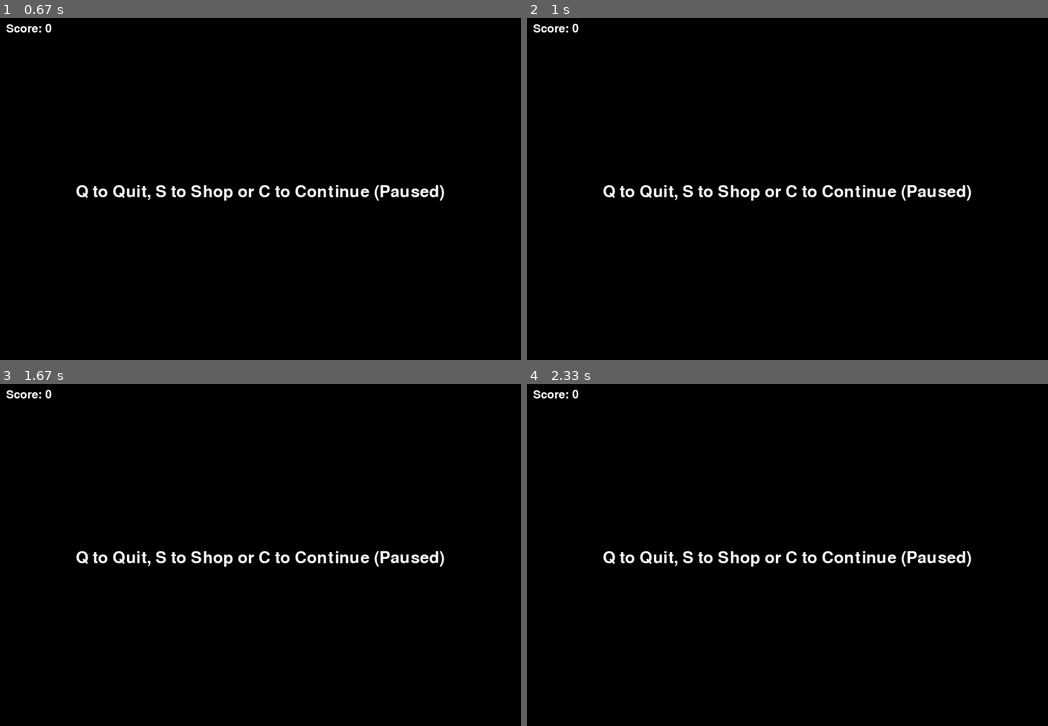
Above: before the commit, frames 1-4 (two rows, left to right).
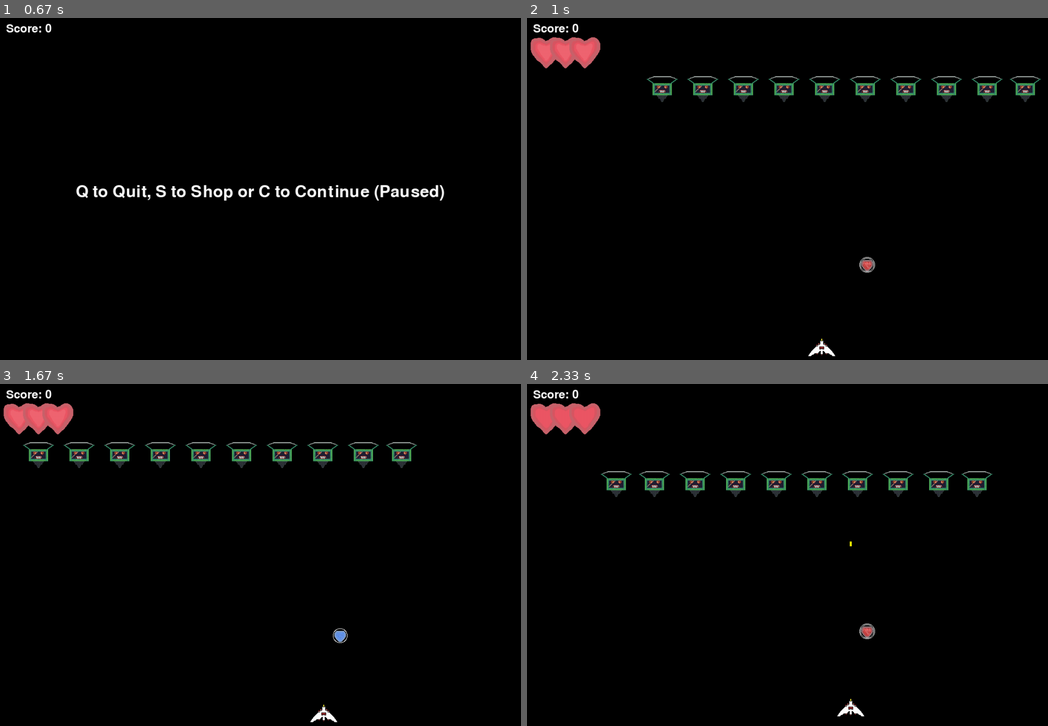
Above: after the commit, the same moments.

Repository: EvoGitH/Pygame-Space-Invader
Game: pygame game, started from Space-Invader-Game.py
Two runs of this game, one before a commit and one after it. Both use one fixed random seed, a clock stepped at 60 frames per second and the inputs below.
Inputs:
- Up to frame 1 (0.67 s): hold Esc from 0.33 s (still down); hold Right from 0.33 s (still down)
- Up to frame 2 (1 s): release Esc at 0.8 s; release Right at 0.8 s; hold Esc from 0.83 s (still down); hold Right from 0.83 s (still down)
- Up to frame 3 (1.67 s): release Esc at 1.3 s; release Right at 1.3 s; tap A at 1.33 s
- Up to frame 4 (2.33 s): tap Space at 1.67 s; tap W at 2 s

Frame 1 is identical in both runs. In frame 2, 4.3% of the frame differs, in the area x 0-99%, y 5-99%; in frame 3, 4.3%; in frame 4, 4.4%, in the area x 0-90%, y 5-98%.

Commit message:
Update Space-Invader-Game.py
Moved some things around to make them instantiated values.

updated the entire workspace to match those updates, removed some useless code blocks,

Diff:
--- a/Space-Invader-Game.py
+++ b/Space-Invader-Game.py
@@ -58,17 +58,17 @@
     information that is reuseable
     but mutable for the game here"""
 
-    clock = pygame.time.Clock()
-    ticks = pygame.time.get_ticks()
-    dt = clock.tick(60) / 1000
-
     screenX = 1080
     screenY = 720
     iconX = 64
     iconY = 64
 
-    game_state = "Paused"
-    level = 1
+    def __init__(self):
+        self.clock = pygame.time.Clock()
+        self.ticks = pygame.time.get_ticks()
+        self.dt = self.clock.tick(60) / 1000 # dt = Delta Time
+        self.game_state = "Paused"
+        self.level = 1
 
     def show_message(self, text, duration=1000):
         font = pygame.font.Font(None, 50)
@@ -126,13 +126,13 @@
     def player_movement(self):
         keys = pygame.key.get_pressed()
         if keys[pygame.K_LEFT] or keys[pygame.K_a]:
-            self.playerX -= self.speed * Info.dt * 60
+            self.playerX -= self.speed * info.dt * 60
         if keys[pygame.K_RIGHT] or keys[pygame.K_d]:
-            self.playerX += self.speed * Info.dt * 60
+            self.playerX += self.speed * info.dt * 60
         if keys[pygame.K_UP] or keys[pygame.K_w]:
-            self.playerY -= self.speed * Info.dt * 60
+            self.playerY -= self.speed * info.dt * 60
         if keys[pygame.K_DOWN] or keys[pygame.K_s]:
-            self.playerY += self.speed * Info.dt * 60
+            self.playerY += self.speed * info.dt * 60
 
     def update_position(self):
         self.playerX = max(0, min(self.playerX, Info.screenX - Info.iconX))
@@ -171,20 +171,20 @@
     shop inventory, and be updatable
     as needed.
 
-    Visit "class Shop" to update key_map
+    Visit "class Shop" to update key_map, buttons, etc.
 
     Example: *setattr(class/"object", variable/"attribute name", effect/"value")*
     """
 
     upgrades = {
     "speed": {
-        "cost": 100,
+        "cost": 500,
         "effect": lambda player: setattr(player, "speed", player.speed * 2),
         "repeatable": False,
         "purchased": False
     },
     "triple shot": {
-        "cost": 300,
+        "cost": 800,
         "effect": lambda player: setattr(player, "triple_shot_unlocked", True),
         "repeatable": False,
         "purchased": False
@@ -196,25 +196,31 @@
     about the Alien enemy and its
     basic movement script """
 
-    def __init__(self):
+    def __init__(self, player, info):
+        self.player = player
+        self.info = info
+
         self.aliens = []
         self.alien_direction = 1
         self.alien_speed = 5
         self.alien_drop_amount = 60
         self.vertical_padding = 50
-        self.rows = min(5, 0 + Info.level)
-        self.columns = min(10,10 + Info.level)
+
+
+
+    def spawn_aliens(self, level):
+        self.player.bullets = []
+        self.aliens = []
+        self.info.game_state = "Playing"
+
+        self.rows = min(5, 0 + self.info.level)
+        self.columns = min(10,10 + self.info.level)
         self.alien_width = Assets.enemy_image.get_width()
         self.alien_height = Assets.enemy_image.get_height()
         self.total_width = self.columns * self.alien_width + (self.columns - 1) * 20
-        self.start_x = (Info.screenX - self.total_width) // 2
+        self.start_x = (self.info.screenX - self.total_width) // 2
         self.start_y = self.vertical_padding
 
-
-    def spawn_aliens(self, level, player):
-        player.bullets = []
-        self.aliens = []
-        Info.game_state = "Playing"
         for row in range(self.rows):
             for col in range(self.columns):
                 x = self.start_x + col * (self.alien_width + 20)
@@ -228,12 +234,9 @@
                     "y_speed": 0
                 })
         self.alien_speed = 5 + (level * 0.3)
-        self.last_wave_count = len(self.aliens)
-
-    def earn_credits(self):
-        player.credits +=self.last_wave_count * 100
-
-    def alien_movement(self, player, screen):
+
+
+    def alien_movement(self, screen):
         hit_edge = False
         edge_buffer = 5
 
@@ -241,16 +244,16 @@
             rect = alien["rect"]
 
             if not alien["independent"]:
-                rect.x += self.alien_speed * self.alien_direction * Info.dt * 60
+                rect.x += self.alien_speed * self.alien_direction * self.info.dt * 60
 
                 if rect.left < edge_buffer:
                     rect.left = edge_buffer
                     hit_edge = True
-                elif rect.right > Info.screenX - edge_buffer:
-                    rect.right = Info.screenX - edge_buffer
+                elif rect.right > self.info.screenX - edge_buffer:
+                    rect.right = self.info.screenX - edge_buffer
                     hit_edge = True
 
-                if rect.top > player.playerY:
+                if rect.top > self.player.playerY:
                     alien["independent"] = True
                     alien["x_speed"] = random.choice([-2, -1, 1, 2])
                     alien["y_speed"] = random.randint(1, 3)
@@ -259,10 +262,10 @@
                 rect.x += alien["x_speed"]
                 rect.y += alien["y_speed"]
 
-                if rect.left < 0 or rect.right > Info.screenX:
+                if rect.left < 0 or rect.right > self.info.screenX:
                     alien["x_speed"] *= -1
 
-                if rect.bottom >= Info.screenY:
+                if rect.bottom >= self.info.screenY:
                     alien["independent"] = False
                     alien["x_speed"] = 0
                     alien["y_speed"] = 0
@@ -284,16 +287,16 @@
 class Weapons:
     """ Mechanics and the
      visuals of game weapons """
-    last_shot_time = 0
-    bullet_speed = 500
-    bullet_cooldown = 200
-    bullet_rect = None
-    bullet_active = False
+
 
     def __init__(self, player, enemy, info):
         self.player = player
         self.enemy = enemy
         self.info = info
+
+        self.last_shot_time = 0
+        self.bullet_speed = 500
+        self.bullet_cooldown = 200
 
     def weapon_mechanic(self):
         if self.player.triple_shot_unlocked:
@@ -334,6 +337,7 @@
                     if bullet in self.player.bullets:
                         self.player.bullets.remove(bullet)
                         self.player.points += 100
+                        self.player.credits += 100
                     break
 
 
@@ -377,14 +381,14 @@
             Assets.shield_sound.play()
 
         if self.player.shield_coin_active:
-            self.player.coin_effect_timer += Info.dt * 1000
+            self.player.coin_effect_timer += info.dt * 1000
             effect_duration = 15000
             if self.player.coin_effect_timer >= effect_duration:
                 self.player.shield_coin_active = False
                 self.player.shield -= 1
 
         if self.player.coin_collected and not self.player.shield_coin_active:
-            self.player.coin_respawn_timer += Info.dt * 1000
+            self.player.coin_respawn_timer += info.dt * 1000
             if self.player.coin_respawn_timer >= self.player.coin_respawn_delay:
                 self.player.shield_coin_rect.topleft = (
                     random.randint(50, Info.screenX -50),
@@ -410,6 +414,7 @@
             pygame.K_1: "speed",
             pygame.K_2: "triple shot"
         }
+
         self.buttons = []
         y_offset = 200
         for key, upgrade_name in self.key_map.items():
@@ -428,6 +433,7 @@
                     )
                 )
                 y_offset += 90
+
         self.back_button = Button(
             x=20,
             y=40,
@@ -483,7 +489,8 @@
         self.back_button.handle_event(event)
 
         if event.type == pygame.KEYDOWN:
-            self.buy_upgrade_by_key(event.key)
+            if event.key not in self.key_map:
+                self.buy_upgrade_by_key(event.key)
             if event.key == pygame.K_ESCAPE:
                 self.active = False
 
@@ -496,13 +503,12 @@
     to simulate animation, and also
     static information on screen"""
 
-    heart_animation_timer = 0
-    heart_animation_speed = 150
-    heart_frame = 0
-
     def __init__(self, player, info):
         self.player = player
         self.info = info
+        self.heart_animation_timer = 0
+        self.heart_animation_speed = 150
+        self.heart_frame = 0
 
     def heart_animation(self, screen):
         self.heart_animation_timer += self.info.dt * 1000
@@ -548,12 +554,15 @@
         points_text = font.render(f"Score: {self.player.points}", True, (255, 255, 255))
         screen.blit(points_text, (15, 10))
 
-
 class Inputs:
-    def __init__(self, player, shop, info):
+    """Keyboard inputs will effect
+    the event keys within this class"""
+
+    def __init__(self, player, shop, info, enemy):
         self.player = player
         self.shop = shop
         self.info = info
+        self.enemy = enemy
 
     def keyboard_inputs(self, events):
         for event in events:
@@ -564,18 +573,23 @@
             elif event.type == pygame.KEYDOWN:
 
                 if event.key == pygame.K_ESCAPE:
-                    if info.game_state == "Playing":
-                        info.game_state = "Paused"
-                    elif info.game_state == "Paused":
-                        info.game_state == "Playing"
-                    shop.active = False
+                    if self.info.game_state == "Playing":
+                        self.info.game_state = "Paused"
+                    elif self.info.game_state == "Paused":
+                        self.info.game_state = "Playing"
+                    self.shop.active = False
 
                 elif event.key == pygame.K_s and (info.game_state in ["Paused", "WaveCleared"]):
                     self.shop.active = True
 
                 elif event.key == pygame.K_c and self.info.game_state == "WaveCleared":
                     self.info.level += 1
-                    enemy.spawn_aliens(self.info.level, self.player)
+                    self.enemy.spawn_aliens(self.info.level)
+
+                    self.player.playerX = Info.screenX / 2
+                    self.player.playerY = Info.screenY
+                    self.player.update_position()
+
                     self.info.game_state = "Playing"
 
                 elif event.key == pygame.K_q and self.info.game_state in ["Paused", "WaveCleared"]:
@@ -592,14 +606,13 @@
 
 info = Info()
 player = Player()
-enemy = Enemy()
-enemy.spawn_aliens(Info.level, player)
+enemy = Enemy(player, info)
+enemy.spawn_aliens(info.level)
 weapon = Weapons(player, enemy, info)
 animated = Animations(player, info)
 move = Movement(enemy, player, info)
 shop = Shop(player, info)
-inputs = Inputs(player, shop, info)
-button = Button(172, 71)
+inputs = Inputs(player, shop, info, enemy)
 
 while True:
     events = pygame.event.get()
@@ -615,7 +628,7 @@
     info.dt = info.clock.tick(60) / 1000
     info.clock_ticks = pygame.time.get_ticks()
 
-    screen.fill("black")
+    screen.fill((0, 0, 0))
 
     if info.game_state == "Paused":
         info.pause_screen("Q to Quit, S to Shop or C to Continue (Paused)")
@@ -624,13 +637,14 @@
     elif info.game_state == "WaveCleared":
         info.pause_screen("Q to Quit, S to Shop or C to Continue (Wave Cleared)")
         shop.draw(screen)
+
     elif info.game_state == "Playing":
 
         player.player_movement()
         player.update_position()
         player.draw_player(screen)
 
-        enemy.alien_movement(player, screen)
+        enemy.alien_movement(screen)
         move.collision_check()
         move.coin_collision()
 
@@ -642,7 +656,6 @@
         weapon.update_bullets(screen)
 
         if len(enemy.aliens) == 0:
-            enemy.earn_credits()
             info.game_state = "WaveCleared"
 
     if shop.active:
